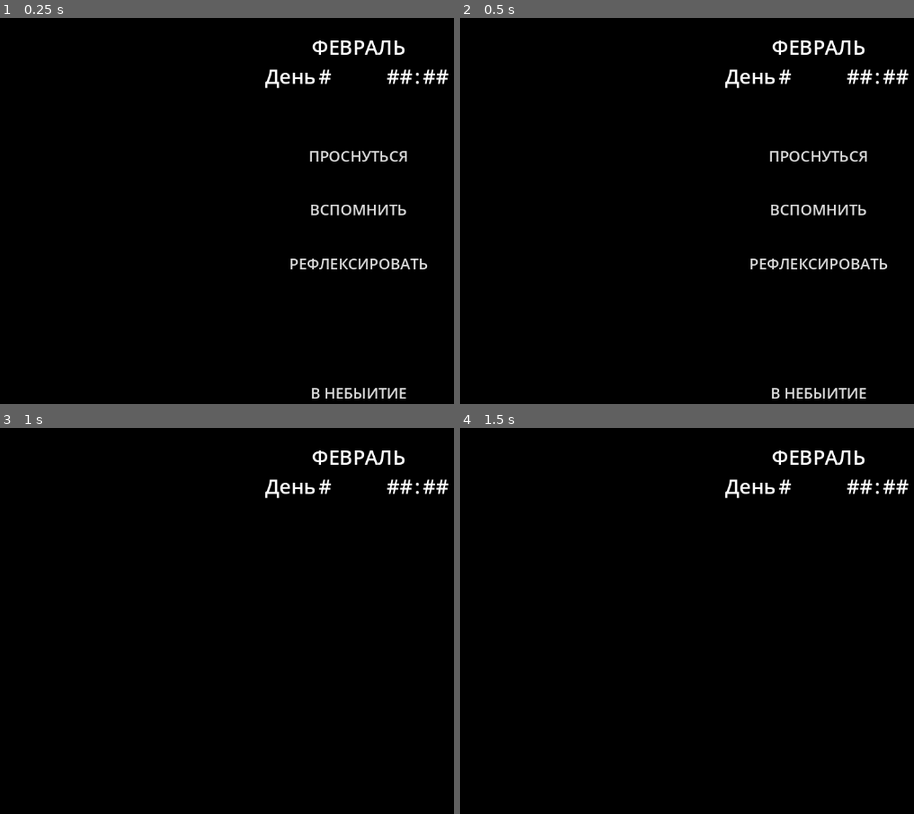
Above: before the commit, frames 1-4 (two rows, left to right).
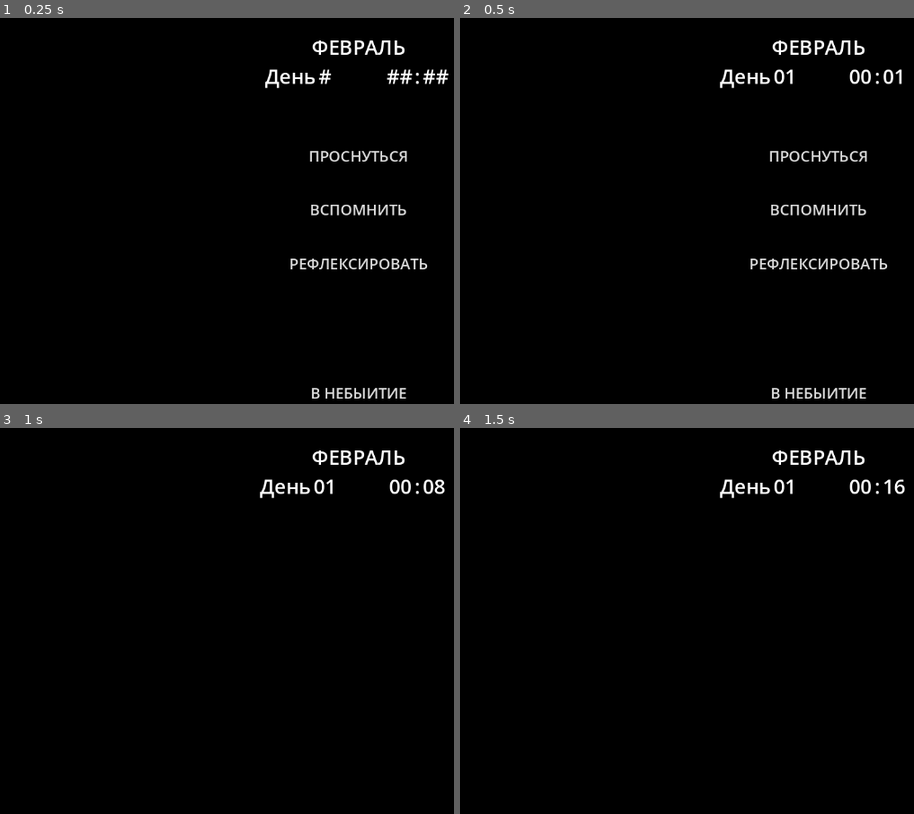
Above: after the commit, the same moments.

Repository: Hiffwux/February
Game: Godot game, scene res://mainScene.tscn
The game is run twice, just before and just after one commit, with the same random seed, the same clock (stepped at 60 frames per second) and the same inputs. The project has no main scene, so this scene is started directly.
Inputs:
- Up to frame 1 (0.25 s): no input
- Up to frame 2 (0.5 s): no input
- Up to frame 3 (1 s): click "ПРОСНУТЬСЯ" at 0.5 s
- Up to frame 4 (1.5 s): no input

Frame 1 is identical in both runs. In frame 2, 0.7% of the frame differs, in the area x 57-99%, y 13-19%; in frame 3, 0.7%; in frame 4, 0.7%.

Commit message:
Little tweaks
added debugPanel
improved time formatting
added stat changes in events

Diff:
--- /dev/null
+++ b/debug/debugPanel.gd
@@ -0,0 +1,35 @@
+extends Window
+
+@onready var time = $GridContainer/time
+@onready var endurance = $GridContainer/endurance
+@onready var optimization = $GridContainer/optimization
+@onready var sanity = $GridContainer/sanity
+@onready var health = $GridContainer/health
+
+func _ready():
+	visible = false
+	GlobalTimeOfWorld.minute_changed.connect(_onTimeChanged)
+
+func _onTimeChanged():
+	time.text = "%s %s:%s" % [
+		GlobalTimeOfWorld.get_formatted_day(),
+		GlobalTimeOfWorld.get_formatted_hour(),
+		GlobalTimeOfWorld.get_formatted_minute()]
+
+func _process(delta):
+	if Input.is_action_just_pressed("openDebugPanel"):
+		visible = not visible
+
+	#если меня не видно, то зачем мне обновлять своё состояние?
+	if not visible:
+		return
+	update_stats()
+
+func update_stats():
+	endurance.text = str(GlobalStats.endurance)
+	optimization.text = str(GlobalStats.optimization)
+	sanity.text = str(GlobalStats.sanity)
+	health.text = str(GlobalStats.health)
+
+func _on_close_requested():
+	visible = false
--- /dev/null
+++ b/debug/debugPanel.tscn
@@ -0,0 +1,60 @@
+[gd_scene load_steps=2 format=3 uid="uid://cotsrcucjbe6v"]
+
+[ext_resource type="Script" path="res://debug/debugPanel.gd" id="1_k84j4"]
+
+[node name="debugPanel" type="Window"]
+disable_3d = true
+title = "Debug"
+position = Vector2i(10, 36)
+size = Vector2i(200, 200)
+script = ExtResource("1_k84j4")
+
+[node name="GridContainer" type="GridContainer" parent="."]
+offset_right = 40.0
+offset_bottom = 40.0
+columns = 2
+
+[node name="timeLabel" type="Label" parent="GridContainer"]
+layout_mode = 2
+text = "Time:"
+
+[node name="time" type="Label" parent="GridContainer"]
+layout_mode = 2
+
+[node name="enduranceLabel" type="Label" parent="GridContainer"]
+layout_mode = 2
+text = "endurance:"
+
+[node name="endurance" type="Label" parent="GridContainer"]
+layout_mode = 2
+text = "0"
+
+[node name="optimizationLabel" type="Label" parent="GridContainer"]
+layout_mode = 2
+text = "optimization:"
+
+[node name="optimization" type="Label" parent="GridContainer"]
+layout_mode = 2
+text = "0"
+
+[node name="sanityLabel" type="Label" parent="GridContainer"]
+layout_mode = 2
+text = "sanity:"
+
+[node name="sanity" type="Label" parent="GridContainer"]
+layout_mode = 2
+text = "0"
+
+[node name="healthLabel" type="Label" parent="GridContainer"]
+layout_mode = 2
+text = "health:"
+
+[node name="health" type="Label" parent="GridContainer"]
+layout_mode = 2
+text = "0"
+
+[node name="Button" type="Button" parent="GridContainer"]
+layout_mode = 2
+text = "restart game"
+
+[connection signal="close_requested" from="." to="." method="_on_close_requested"]
--- a/events/eventMain.gd
+++ b/events/eventMain.gd
@@ -5,7 +5,6 @@
 
 #для облегчения
 #var dict = GlobalEventManager.eventDictionary
-var indexInt: int = -1
 var eventPickId: int = 0
 
 func _ready():
@@ -16,11 +15,10 @@
 
 	#забираю кнопки
 	for button in GlobalEventManager.eventDictionary["event"+ str(eventPickId)]["buttons"]:
-		indexInt += 1
 		var eventButton = Button.new()
 		eventButton.text = button["label"]
 		buttonContainer.add_child(eventButton)
-		eventButton.pressed.connect(_applyChanges.bind(indexInt))
+		eventButton.pressed.connect(_applyChanges.bind(button))
 
 
 	#for button in GlobalEventManager.eventDictionary["event0"]["buttons"]:
@@ -34,14 +32,11 @@
 func _process(delta):
 	pass
 
-func _applyChanges(index):
-	for stats in GlobalEventManager.eventDictionary["event"+ str(eventPickId)]["buttons"][index]["stat"]:
-		if (stats != null):
-
-
-			print('Success?')
-		else:
-			print("Stats are empty")
+func _applyChanges(button:Dictionary):
+	if button.has("statChanges"):
+		var stats:Dictionary = button["statChanges"]
+		for statName in stats.keys():
+			GlobalStats.add_stat_by_name(statName, stats[statName])
 
 func _endEvent():
 	print("END")
--- a/events/febr_events_sample.json
+++ b/events/febr_events_sample.json
@@ -5,13 +5,10 @@
 		"buttons" : [
 			{
 				"label" : "Test Button 1",
-				"isFinal" : true,
-				"stat" : [
-					{
-						"nameOfstat" : ["endurance","sanity"],
-						"changes" : ["+= 10","+= 5"],
-					}
-				],
+				"statChanges": {
+					"END" : 10,
+					"SAN" : -5
+				},
 				"pressedEvent" : "event0_1"
 			}
 		],
@@ -23,9 +20,6 @@
 		"buttons" : [
 			{
 				"label" : "OK",
-				"isFinal" : true,
-				"stat" : [],
-				"changes" : [],
 				"pressedEvent" : null
 			},
 		],
@@ -37,9 +31,6 @@
 		"buttons" : [
 			{
 				"label" : "OK",
-				"isFinal" : true,
-				"stat" : [],
-				"changes" : [],
 				"pressedEvent" : null
 			},
 		],
--- a/global/globalStats.gd
+++ b/global/globalStats.gd
@@ -4,18 +4,25 @@
 #когда они доходят до нуля, они начинают сильнее
 #понижать здоровье и предоставлять различные
 #минусы главному герою
-var endurance = 0
-var optimization = 0
-var sanity = 0
+var endurance := 0
+var optimization := 0
+var sanity := 0
 
 #Основный параметр, изначально не показывается
 #может быть виньеткой показывать
 #когда здоровье падает до нуля, то это конец игры
 #с обнулением дней до самого первого и сбросом сохранений
-var health = 0
+var health := 0
 
 func _ready():
 	pass
 
 func _process(delta):
 	pass
+
+func add_stat_by_name(stat:String, value:int):
+	match stat:
+		"END": endurance += value
+		"OPT": optimization += value
+		"SAN": sanity += value
+		"HLT": health += value
--- a/global/globalTimeOfWorld.gd
+++ b/global/globalTimeOfWorld.gd
@@ -29,3 +29,18 @@
 		hour-=24
 		day+=1
 		day_changed.emit()
+
+func get_formatted_hour()->String:
+	if hour < 10:
+		return "0" + str(hour)
+	return str(hour)
+
+func get_formatted_day()->String:
+	if day < 10:
+		return "0" + str(day)
+	return str(day)
+
+func get_formatted_minute()->String:
+	if minute < 10:
+		return "0" + str(minute)
+	return str(minute)
--- a/mainScene.gd
+++ b/mainScene.gd
@@ -8,17 +8,17 @@
 @onready var newTimer = $dayAndTime/HBoxContainer/newTime
 
 func _ready():
-	pass
+	GlobalTimeOfWorld.minute_changed.connect(_onTimeOfWorldMinuteChanged)
 
 func _process(delta):
 	pass
 
 func _awakeStartGame():
-	GlobalTimeOfWorld.time_speed = 360
+	GlobalTimeOfWorld.time_speed = 1000
 	menuButtonsContainer.visible = false
 	dayAndTimeContainer.visible = true
 
 func _onTimeOfWorldMinuteChanged():
-	dayLabel.text = str(GlobalTimeOfWorld.day)
-	hoursLabel.text = str(GlobalTimeOfWorld.hour)
-	minutesLabel.text =  str(GlobalTimeOfWorld.minute)
+	dayLabel.text = GlobalTimeOfWorld.get_formatted_day()
+	hoursLabel.text = GlobalTimeOfWorld.get_formatted_hour()
+	minutesLabel.text =  GlobalTimeOfWorld.get_formatted_minute()
--- a/project.godot
+++ b/project.godot
@@ -19,6 +19,15 @@
 GlobalStats="*res://global/globalStats.gd"
 GlobalTimeOfWorld="*res://global/globalTimeOfWorld.gd"
 GlobalEventManager="*res://global/globalEventManager.gd"
+DebugPanel="*res://debug/debugPanel.tscn"
+
+[input]
+
+openDebugPanel={
+"deadzone": 0.5,
+"events": [Object(InputEventKey,"resource_local_to_scene":false,"resource_name":"","device":-1,"window_id":0,"alt_pressed":false,"shift_pressed":false,"ctrl_pressed":false,"meta_pressed":false,"pressed":false,"keycode":0,"physical_keycode":96,"key_label":0,"unicode":96,"echo":false,"script":null)
+]
+}
 
 [rendering]
 
